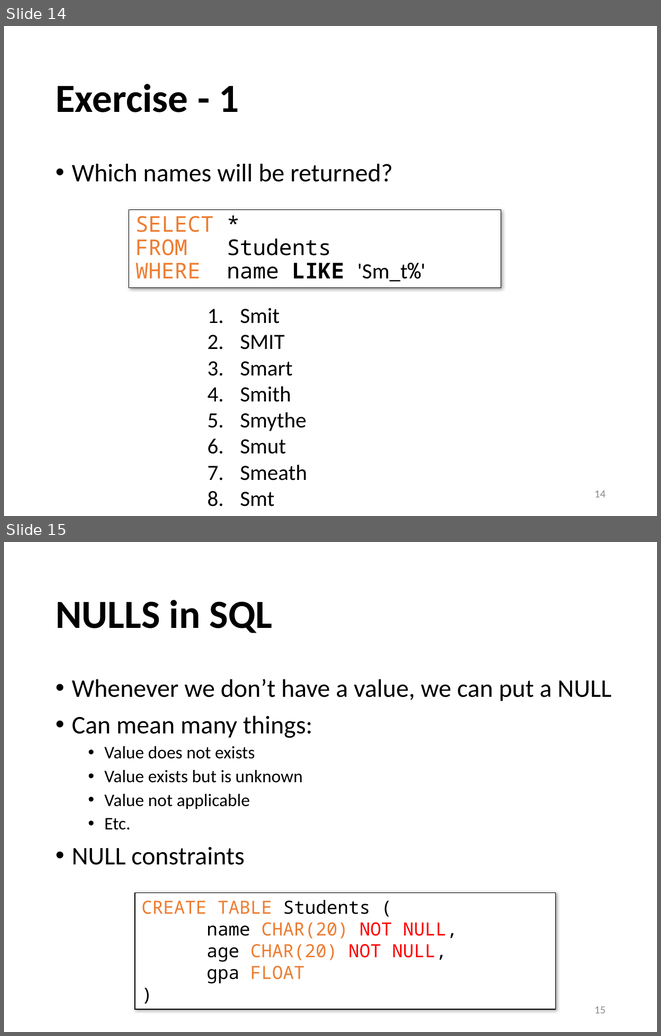
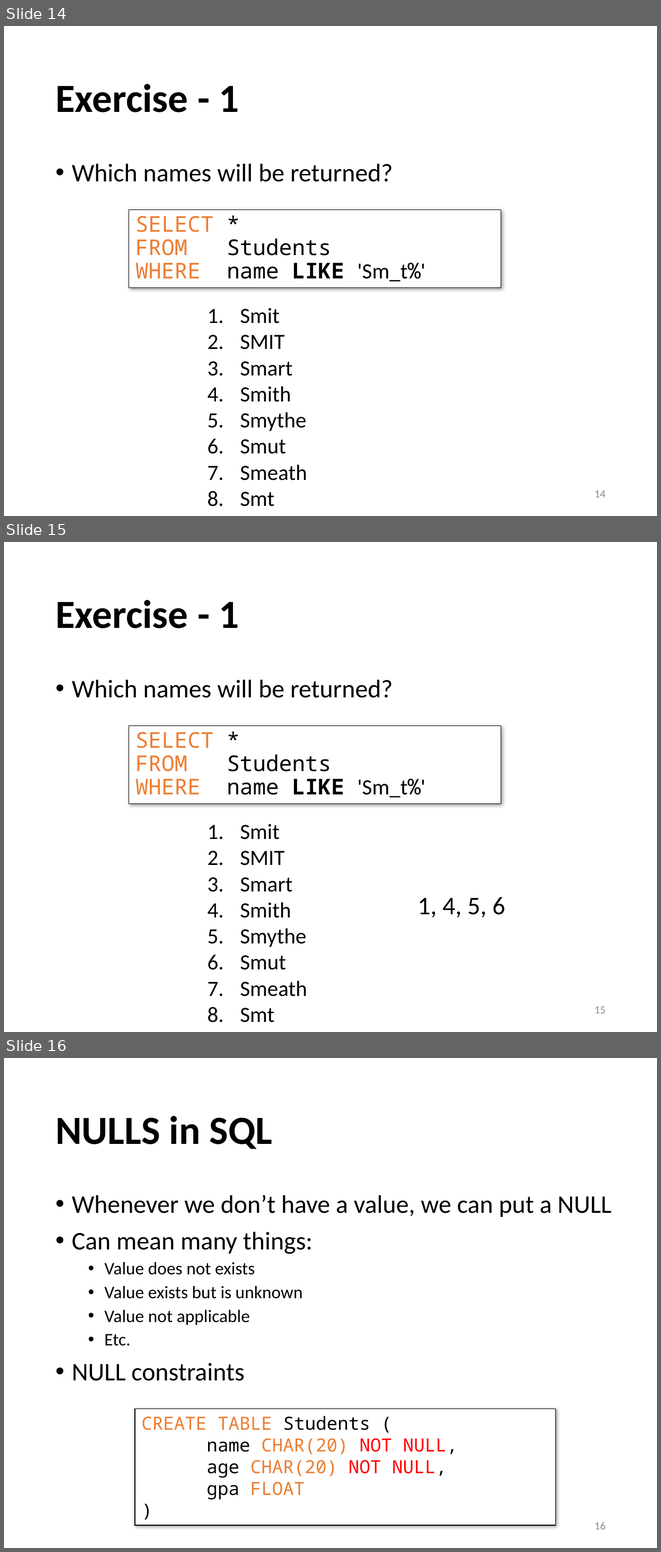
Before and after one commit to sfu-db/cmpt354, a slide deck: Lectures/lec3-sql-basics.pptx. Shown one above the other, each under a label of ours: slides 14 and 15 before the commit, slides 14, 15 and 16 after it. The pictures are 661x1036 and 661x1552 pixels, drawn with LibreOffice and Linux fonts; fonts in the diff are those of the drawing. Boxes give left, top, right and bottom in pixels: in the first picture for what was removed or moved away, otherwise in the second. Text is boxed around its words. In the diff, an @@ line names an element or a change of style, - is before the commit and + after.

```diff
--- a/Lectures/lec3-sql-basics.pptx
+++ b/Lectures/lec3-sql-basics.pptx
@@ slide 15 added at (4, 542, 657, 1032), background #FFFFFF @@
@@ title added at (55, 600, 239, 628), 44 pt, text #000000, bold @@
+Exercise - 1
@@ text added at (72, 679, 393, 698), 28 pt, text #000000 @@
+• Which names will be returned?
@@ rectangle added at (129, 725, 501, 803), fill #FFFFFF, outline #000000 0.75 pt, 24 pt, text #000000 @@
+SELECT *
+FROM Students
+WHERE name LIKE 'Sm_t%'
@@ text added at (240, 823, 307, 1022), 24 pt, text #000000 @@
+1. Smit
+2. SMIT
+3. Smart
+4. Smith
+5. Smythe
+6. Smut
+7. Smeath
+8. Smt
@@ text added at (417, 897, 505, 917), 28 pt, text #000000 @@
+1, 4, 5, 6
@@ page number added at (594, 1006, 606, 1013), 12 pt, text #8C8C8C @@
+15
@@ what was slide 15 is now slide 16 @@
@@ page number at (594, 1522, 606, 1529): text changed @@
-15
+16
```
Also in this commit, not shown: 1 slide changed, 1 other slide added, 1 other file.
